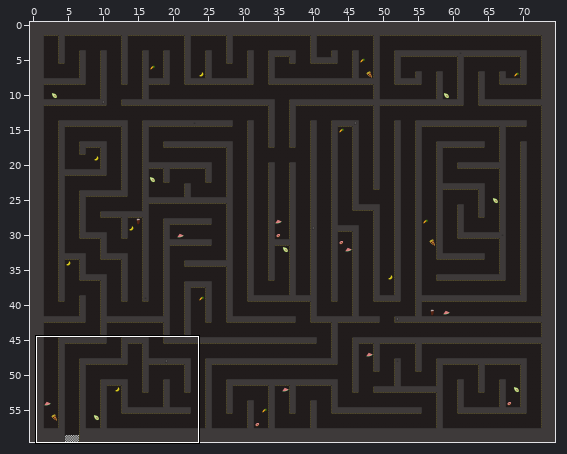
Two versions of a level (Tiled map, android/assets/tilemaps/philadelphia/maze.tmx). Above, an overview of the earlier version with the close-up marked.
Close-up. Before the commit:
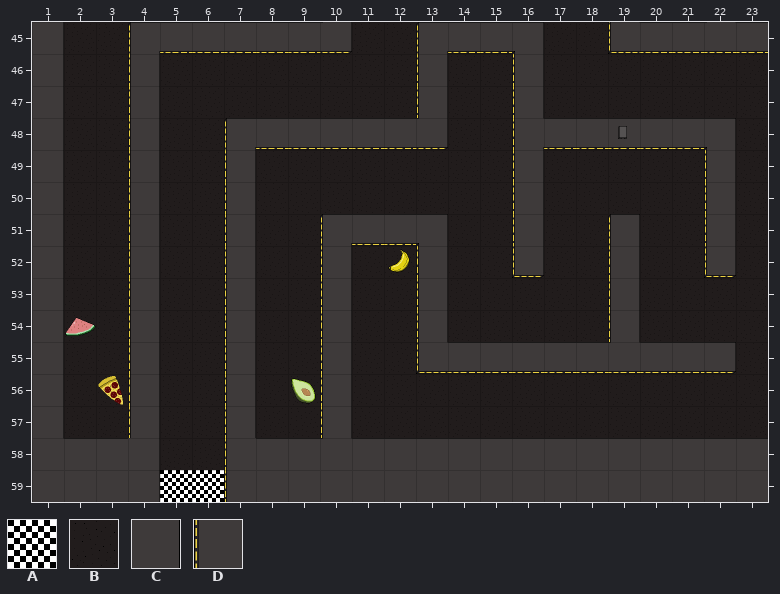
Cells are 64x64 px. Shown: x 1..23, y 45..59.
Key: from "maali_placeholder": A 0; from "nytilet": B 22, C 24 turned 90, D 25 turned 90.
_ is an empty cell, # one hidden under a higher layer.
Layers that did not change in this view are not listed.
Layer "goal" before, first column x 1:
45 _______________________
46 _______________________
47 _______________________
48 _______________________
49 _______________________
50 _______________________
51 _______________________
52 _______________________
53 _______________________
54 _______________________
55 _______________________
56 _______________________
57 _______________________
58 ___C__D________________
59 ___CAAD________________
Now the later version:
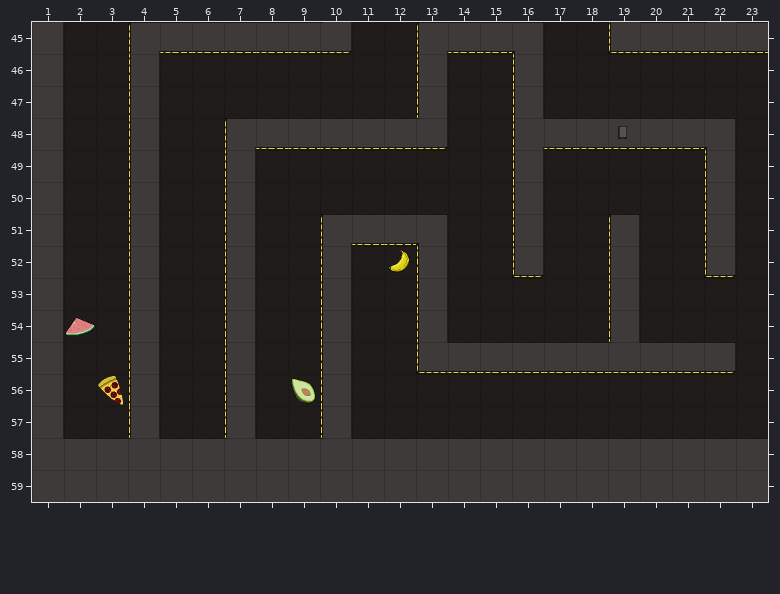
Edits made:
Layer "goal_ground" (now hidden):
y 58: x 4..7 #BB# -> ____
y 59: x 4..7 #### -> ____
Layer "goal" (now hidden):
y 58: x 4 C -> _; x 7 D -> _
y 59: x 4..7 CAAD -> ____
